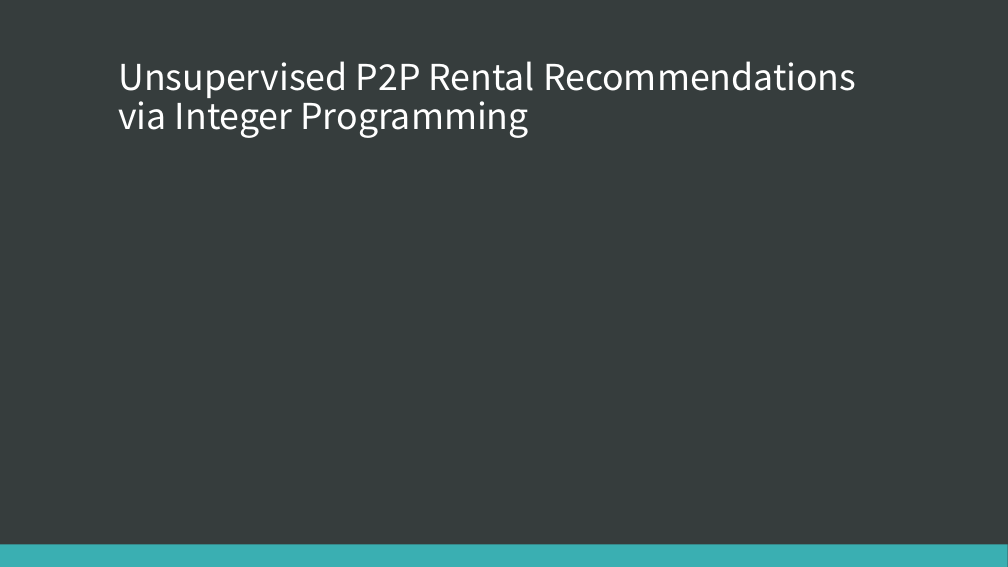
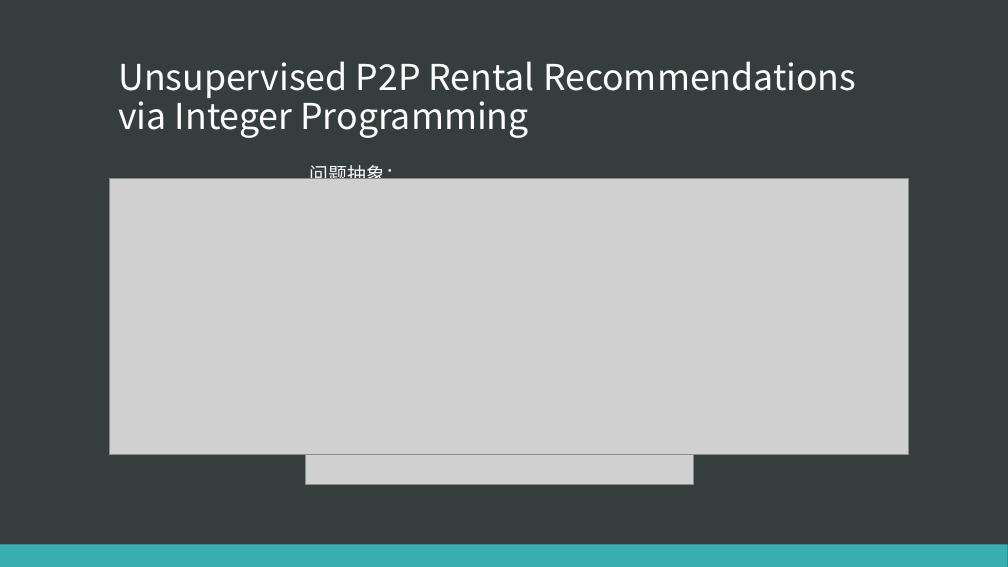
Before and after one commit to Jason2031/THUDataMiningHomework, a slide deck: slide 3 of 作业1/Recommender System.pptx. Drawn at 1008x567 pixels with LibreOffice and Linux fonts; fonts in the diff are those of the drawing; grey boxes stand for pictures. Boxes give left, top, right and bottom in pixels: in the first picture for what was removed or moved away, otherwise in the second. Text is boxed around its words. In the diff, an @@ line names an element or a change of style, - is before the commit and + after.

```diff
--- a/作业1/Recommender System.pptx
+++ b/作业1/Recommender System.pptx
@@ picture added at box(109, 178, 908, 455) @@
@@ text added at box(310, 162, 404, 187), 18 pt, text #FFFFFF @@
+问题抽象：
@@ picture added at box(306, 190, 694, 485) @@
```
Also in this commit, not shown: 2 slides added, 2 slides removed.
